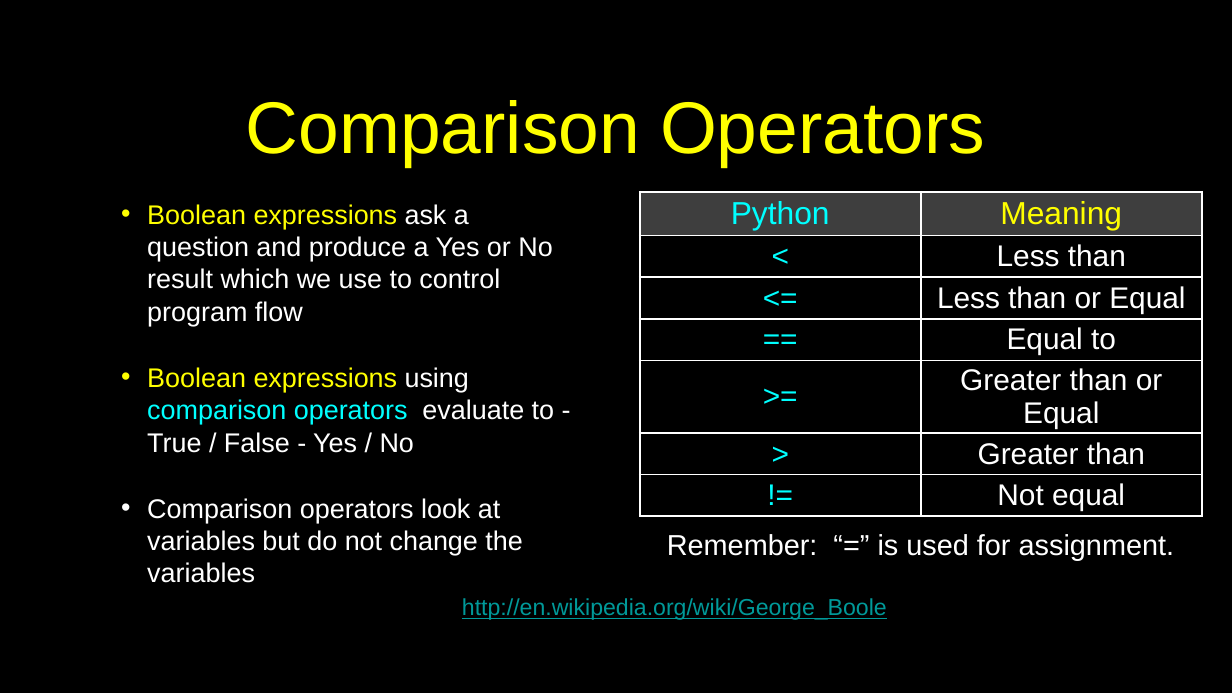
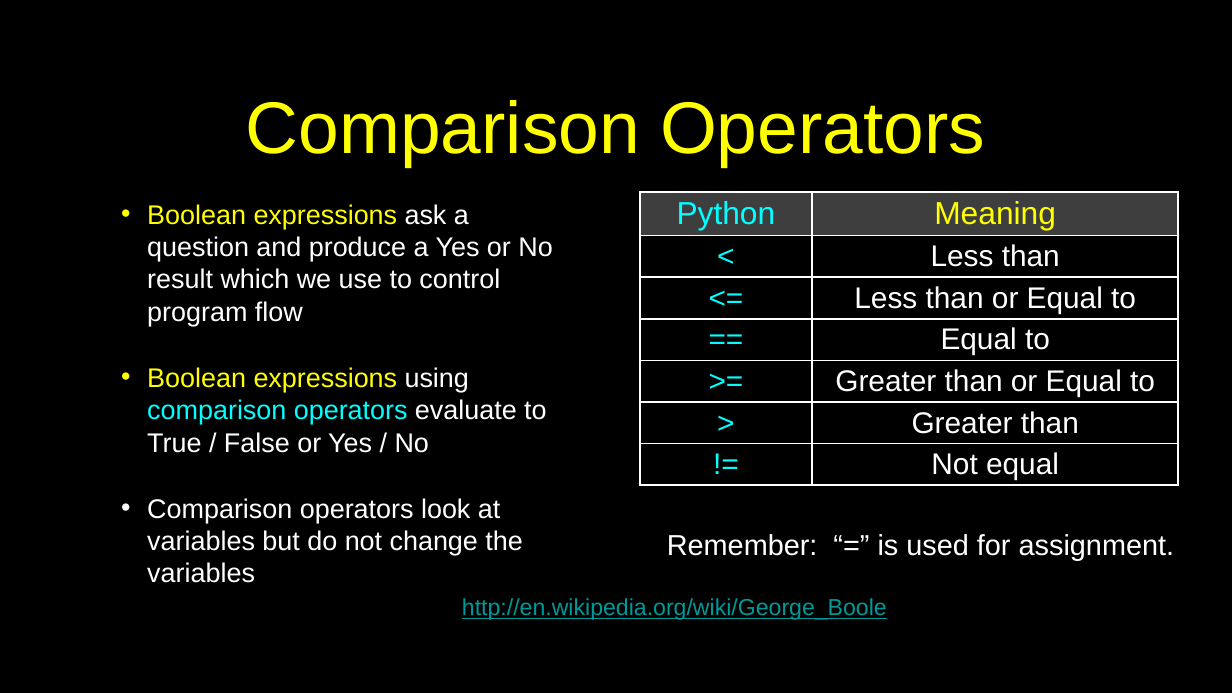
Before and after one commit to csev/py4e, a slide deck: slide 3 of lectures3/Pythonlearn-03-Conditional.pptx. Drawn at 1232x693 pixels with LibreOffice and Linux fonts; fonts in the diff are those of the drawing. Boxes give left, top, right and bottom in pixels: in the first picture for what was removed or moved away, otherwise in the second. Text is boxed around its words. In the diff, an @@ line names an element or a change of style, - is before the commit and + after.

```diff
--- a/lectures3/Pythonlearn-03-Conditional.pptx
+++ b/lectures3/Pythonlearn-03-Conditional.pptx
@@ table at (640,192,1178,486) @@
-row 3, column 2: Less than or Equal
+row 3, column 2: Less than or Equal to
-row 5, column 2: Greater than or Equal
+row 5, column 2: Greater than or Equal to
@@ table: place and size @@
-table at (640,192,1202,521)
+table at (640,192,1178,486)
@@ text at (147,367,546,453): text changed @@
-• Boolean expressions using comparison operators evaluate to - True / False - Yes / No
+• Boolean expressions using comparison operators evaluate to True / False or Yes / No
```
Also in this commit, not shown: 21 other slides changed, 4 other files.
